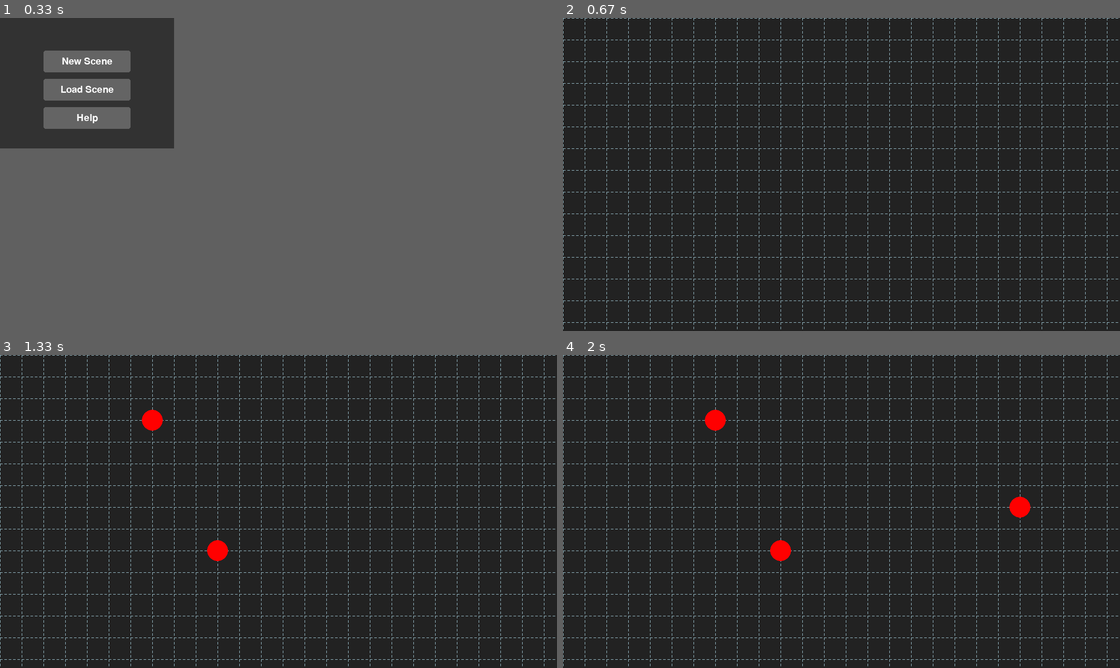
Above: before the commit, frames 1-4 (two rows, left to right).
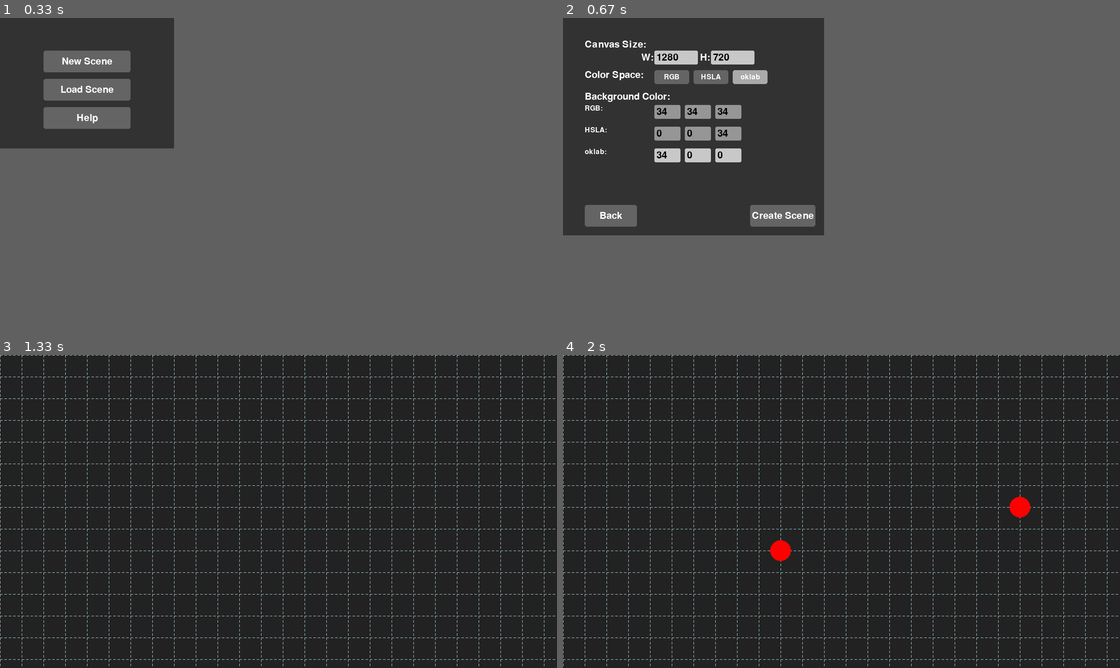
Above: after the commit, the same moments.

Repository: PatrickOSDeveloper/BallSim-py
Game: pygame game, started from main.py
Same seed, same stepped clock (60 frames per second), same inputs: the game is played once before the commit and once after it.
Inputs (mouse positions are in pixels of both pictures, inside the frame that each line leads up to):
- Up to frame 1 (0.33 s): no input
- Up to frame 2 (0.67 s): press the mouse at (652, 61) at 0.37 s; move the mouse to (624, 86) at 0.47 s; release the mouse at (596, 115) at 0.6 s
- Up to frame 3 (1.33 s): press the mouse at (150, 414) at 0.7 s; move the mouse to (111, 398) at 0.8 s; release the mouse at (77, 386) at 0.93 s; press the mouse at (217, 552) at 1.03 s; move the mouse to (222, 549) at 1.13 s; release the mouse at (228, 545) at 1.27 s
- Up to frame 4 (2 s): press the mouse at (780, 552) at 1.37 s; move the mouse to (908, 574) at 1.47 s; release the mouse at (1036, 592) at 1.6 s; click (1014, 505) at 1.72 s
In our replay, in frame 2 the window is 1280x720 before the commit and 600x500 after it. These sizes can differ from the game's own. Grey fills any space a smaller window leaves; there, only what the larger window draws over its background counts as a difference.

Frame 1 is identical in both runs. In frame 2, 7.6% of the frame differs, in the area x 0-100%, y 0-100%; in frame 3, 0.4%; in frame 4, 0.2%.

Commit message:
Attributes window is now working.

Diff:
--- a/main.py
+++ b/main.py
@@ -6,13 +6,14 @@
     from typing import Dict, Any, Optional, List
     from enum import Enum, auto
 
-    from ui_elements import Button
+    from ui_elements import Button, TextInput, ToggleButtonGroup, draw_label, LABEL_TEXT_COLOR
 except ImportError as err:
     print(f"Failed to load module. {err}")
     sys.exit(2)
 
 class AppState(Enum):
     STATE_SUPPORT_MENU = auto()
+    STATE_SCENE_ATTRIBUTES = auto()
     STATE_SCENE_EDITOR = auto()
     # TODO: Add further states
 
@@ -37,6 +38,13 @@
 MENU_BG_COLOR = (50, 50, 50)
 MENU_BUTTON_WIDTH = 200
 MENU_BUTTON_HEIGHT = 50
+# Scene Attribute Window GUI constants
+ATTR_MENU_WIDTH = 600
+ATTR_MENU_HEIGHT = 500
+ATTR_MENU_BG_COLOR = (50, 50, 50)
+ATTR_LABEL_WIDTH = 150
+ATTR_INPUT_WIDTH = 100
+ATTR_INPUT_HEIGHT = 32
 
 class BallPath:
     """Holds the animation path data for a Ball object."""
@@ -140,6 +148,12 @@
         self.menu_buttons: List[Button] = []
         self.create_support_menu()
 
+        # Scene Attributes-specific state
+        self.attr_ui_elements = []
+        self.attr_inputs: Dict[str, TextInput] = {}
+        self.attr_toggles: Optional[ToggleButtonGroup] = None
+        self.attr_buttons: List[Button] = []
+
     def create_support_menu(self):
         """Creates and positions the buttons for the support menu."""
         self.menu_buttons = [] # Flush existing buttons
@@ -151,7 +165,7 @@
             MENU_BUTTON_HEIGHT
         )
 
-        self.menu_buttons.append(Button("New Scene", new_scene_rect, self.go_to_scene_editor_stub))
+        self.menu_buttons.append(Button("New Scene", new_scene_rect, self.go_to_scene_attributes))
 
         load_scene_rect = pg.Rect(
             (MENU_WIDTH - MENU_BUTTON_WIDTH) // 2,
@@ -171,6 +185,161 @@
         # TODO: Implement help window
         self.menu_buttons.append(Button("Help", help_rect, self.show_help_stub))
 
+    def go_to_scene_attributes(self):
+        """Switches to the Scene Attributes menu."""
+        self.app_state = AppState.STATE_SCENE_ATTRIBUTES
+        self.screen = pg.display.set_mode((ATTR_MENU_WIDTH, ATTR_MENU_HEIGHT))
+        pg.display.set_caption("BallSim — New Scene Attributes")
+        self.create_scene_attributes_menu()
+
+    def create_scene_attributes_menu(self):
+        """Builds all UI elements for the attributes menu."""
+        self.attr_ui_elements = []
+        self.attr_inputs = {}
+        self.attr_buttons = []
+
+        x_col1 = 50
+        x_col2 = x_col1 + ATTR_LABEL_WIDTH + 10
+
+        # 1. Canvas Size
+        y_pos = 75
+        self.attr_inputs['width'] = TextInput(pg.Rect(x_col2, y_pos, ATTR_INPUT_WIDTH, ATTR_INPUT_HEIGHT), "1280")
+        self.attr_inputs['height'] = TextInput(pg.Rect(x_col2 + ATTR_INPUT_WIDTH + 30, y_pos, ATTR_INPUT_WIDTH, ATTR_INPUT_HEIGHT), "720")
+
+        # 2. Color Space
+        y_pos = 120
+        self.attr_toggles = ToggleButtonGroup(
+            active_option='oklab',
+            on_toggle=self.on_color_space_toggle
+        )
+        self.attr_toggles.add_button("RGB", pg.Rect(x_col2, y_pos, 80, ATTR_INPUT_HEIGHT))
+        self.attr_toggles.add_button("HSLA", pg.Rect(x_col2 + 90, y_pos, 80, ATTR_INPUT_HEIGHT))
+        self.attr_toggles.add_button("oklab", pg.Rect(x_col2 + 180, y_pos, 80, ATTR_INPUT_HEIGHT))
+
+        # 3. Background Color
+        y_pos = 200
+        # RGB
+        self.attr_inputs['rgb_r'] = TextInput(pg.Rect(x_col2, y_pos, 60, ATTR_INPUT_HEIGHT), "34")
+        self.attr_inputs['rgb_g'] = TextInput(pg.Rect(x_col2 + 70, y_pos, 60, ATTR_INPUT_HEIGHT), "34")
+        self.attr_inputs['rgb_b'] = TextInput(pg.Rect(x_col2 + 140, y_pos, 60, ATTR_INPUT_HEIGHT), "34")
+
+        y_pos = 250
+        # HSLA
+        self.attr_inputs['hsla_h'] = TextInput(pg.Rect(x_col2, y_pos, 60, ATTR_INPUT_HEIGHT), "0")
+        self.attr_inputs['hsla_s'] = TextInput(pg.Rect(x_col2 + 70, y_pos, 60, ATTR_INPUT_HEIGHT), "0")
+        self.attr_inputs['hsla_l'] = TextInput(pg.Rect(x_col2 + 140, y_pos, 60, ATTR_INPUT_HEIGHT), "34")
+
+        y_pos = 300
+        # oklab
+        self.attr_inputs['oklab_l'] = TextInput(pg.Rect(x_col2, y_pos, 60, ATTR_INPUT_HEIGHT), "34")
+        self.attr_inputs['oklab_a'] = TextInput(pg.Rect(x_col2 + 70, y_pos, 60, ATTR_INPUT_HEIGHT), "0")
+        self.attr_inputs['oklab_b'] = TextInput(pg.Rect(x_col2 + 140, y_pos, 60, ATTR_INPUT_HEIGHT), "0")
+
+        # 4. Control Buttons
+        y_pos = ATTR_MENU_HEIGHT - 70
+        self.attr_buttons.append(Button("Back", pg.Rect(x_col1, y_pos, 120, 50), self.go_to_support_menu))
+        self.attr_buttons.append(Button("Create Scene", pg.Rect(ATTR_MENU_WIDTH - 170, y_pos, 150, 50), self.validate_and_create_scene))
+
+        # Store all elements for easy event handling
+        self.attr_ui_elements = [self.attr_toggles] + self.attr_buttons + list(self.attr_inputs.values())
+
+        # Set initial enable state
+        self.on_color_space_toggle('oklab') # Default
+
+    def on_color_space_toggle(self, active_option: str):
+        """Callback to enable/disable color input fields."""
+        # RGB fields
+        rgb_enabled = (active_option == 'RGB')
+        self.attr_inputs['rgb_r'].set_enabled(rgb_enabled)
+        self.attr_inputs['rgb_g'].set_enabled(rgb_enabled)
+        self.attr_inputs['rgb_b'].set_enabled(rgb_enabled)
+
+        # HSLA fields
+        hsla_enabled = (active_option == 'HSLA')
+        self.attr_inputs['hsla_h'].set_enabled(hsla_enabled)
+        self.attr_inputs['hsla_s'].set_enabled(hsla_enabled)
+        self.attr_inputs['hsla_l'].set_enabled(hsla_enabled)
+
+        # oklab fields
+        oklab_enabled = (active_option == 'oklab')
+        self.attr_inputs['oklab_l'].set_enabled(oklab_enabled)
+        self.attr_inputs['oklab_a'].set_enabled(oklab_enabled)
+        self.attr_inputs['oklab_b'].set_enabled(oklab_enabled)
+
+    def validate_and_create_scene(self):
+        """Reads all inputs, validates them, and creates a new scene if valid."""
+        print("Validating scene attributes...")
+        is_valid = True
+
+        # 1. Validate Width/Height
+        try:
+            width = int(self.attr_inputs['width'].text)
+            if not (100 <= width <= 3840): # Min/max screen size
+                raise ValueError("Width must be 100-3840")
+            self.attr_inputs['width'].error_message = None
+        except Exception as e:
+            self.attr_inputs['width'].error_message = "Invalid (100-3840)"
+            is_valid = False
+
+        try:
+            height = int(self.attr_inputs['height'].text)
+            if not (100 <= height <= 2160):
+                raise ValueError("Height must be 100-2160")
+            self.attr_inputs['height'].error_message = None
+        except Exception as e:
+            self.attr_inputs['height'].error_message = "Invalid (100-2160)"
+            is_valid = False
+
+        # 2. Get Color Space
+        color_space = self.attr_toggles.active_option
+        bg_color_dict = {}
+
+        # 3. Validate Colors (basic int check for now)
+        # We will implement real validation later
+        try:
+            if color_space == 'RGB':
+                r = int(self.attr_inputs['rgb_r'].text)
+                g = int(self.attr_inputs['rgb_g'].text)
+                b = int(self.attr_inputs['rgb_b'].text)
+                # TODO: Add real 0-255 validation
+                bg_color_dict['rgb'] = (r, g, b)
+            elif color_space == 'HSLA':
+                h = int(self.attr_inputs['hsla_h'].text)
+                s = int(self.attr_inputs['hsla_s'].text)
+                l = int(self.attr_inputs['hsla_l'].text)
+                # TODO: Add real 0-360/0-100 validation
+                bg_color_dict['hsla'] = (h, s, l)
+            elif color_space == 'oklab':
+                l = int(self.attr_inputs['oklab_l'].text)
+                a = int(self.attr_inputs['oklab_a'].text)
+                b = int(self.attr_inputs['oklab_b'].text)
+                # TODO: Add real validation
+                bg_color_dict['oklab'] = (l, a, b)
+                # --- TEMP: Store an RGB equivalent for now ---
+                # This is a HACK until we build color conversion.
+                # We'll just use the oklab 'l' value for gray.
+                l_gray = max(0, min(255, int(l * 2.55))) # Rough guess
+                bg_color_dict['rgb'] = (l_gray, l_gray, l_gray)
+
+        except Exception as e:
+            print(f"Color validation error: {e}")
+            is_valid = False
+            # TODO: Add error messages to the specific failing fields
+
+        if is_valid:
+            print("Validation successful! Creating new scene.")
+            # Create the new scene
+            new_scene = Scene(
+                width=width,
+                height=height,
+                bg_color=bg_color_dict,
+                color_space=color_space
+            )
+            # Switch to the editor
+            self.go_to_scene_editor(new_scene)
+        else:
+            print("Validation failed. Please fix errors.")
+
     def go_to_scene_editor(self, scene: Scene):
         """Switches the app to the Scene Editor Window."""
         self.scene = scene
@@ -216,6 +385,7 @@
 
     def handle_events(self):
         """Process user input based on the current app state."""
+
         for event in pg.event.get():
             if event.type == QUIT:
                 self.running = False
@@ -223,6 +393,8 @@
 
             if self.app_state == AppState.STATE_SUPPORT_MENU:
                 self.handle_events_menu(event)
+            elif self.app_state == AppState.STATE_SCENE_ATTRIBUTES:
+                self.handle_events_attributes(event)
             elif self.app_state == AppState.STATE_SCENE_EDITOR:
                 self.handle_events_editor(event)
 
@@ -230,6 +402,8 @@
         """Update game state based on the current app state."""
         if self.app_state == AppState.STATE_SUPPORT_MENU:
             self.update_menu()
+        elif self.app_state == AppState.STATE_SCENE_ATTRIBUTES:
+            self.update_attributes()
         elif self.app_state == AppState.STATE_SCENE_EDITOR:
             self.update_editor()
 
@@ -237,6 +411,8 @@
         """Draw everything to the screen based on the current app state."""
         if self.app_state == AppState.STATE_SUPPORT_MENU:
             self.draw_menu()
+        elif self.app_state == AppState.STATE_SCENE_ATTRIBUTES:
+            self.draw_attributes()
         elif self.app_state == AppState.STATE_SCENE_EDITOR:
             self.draw_editor()
 
@@ -257,6 +433,38 @@
         self.screen.fill(MENU_BG_COLOR)
         for button in self.menu_buttons:
             button.draw(self.screen)
+
+    def handle_events_attributes(self, event):
+        """Process input for the attributes menu."""
+        for element in self.attr_ui_elements:
+            element.handle_event(event)
+
+    def update_attributes(self):
+        """Update logic for the attributes menu (none for now)."""
+        pass
+
+    def draw_attributes(self):
+        """Draws the scene attributes menu."""
+        self.screen.fill(ATTR_MENU_BG_COLOR)
+
+        x_col1 = 50
+
+        # Draw labels
+        draw_label(self.screen, "Canvas Size:", (x_col1, 50))
+        draw_label(self.screen, "W:", (x_col1 + ATTR_LABEL_WIDTH + 5 - 25, 80))
+        draw_label(self.screen, "H:", (x_col1 + ATTR_LABEL_WIDTH + ATTR_INPUT_WIDTH + 40 - 25, 80))
+
+        draw_label(self.screen, "Color Space:", (x_col1, 120))
+
+        draw_label(self.screen, "Background Color:", (x_col1, 170))
+
+        draw_label(self.screen, "RGB:", (x_col1, 200), font_size=24)
+        draw_label(self.screen, "HSLA:", (x_col1, 250), font_size=24)
+        draw_label(self.screen, "oklab:", (x_col1, 300), font_size=24)
+
+        # Draw all UI elements
+        for element in self.attr_ui_elements:
+            element.draw(self.screen)
 
     def handle_events_editor(self, event):
         """Process user input at every time step."""
--- a/ui_elements.py
+++ b/ui_elements.py
@@ -1,9 +1,22 @@
 import pygame as pg
+from typing import Dict
 
 BUTTON_COLOR = (100, 100, 100)
 BUTTON_HOVER_COLOR = (150, 150, 150)
 BUTTON_TEXT_COLOR = (255, 255, 255)
 DEFAULT_FONT_SIZE = 32
+
+TEXT_INPUT_COLOR = (200, 200, 200)
+TEXT_INPUT_ACTIVE_COLOR = (255, 255, 255)
+TEXT_INPUT_TEXT_COLOR = (0, 0, 0)
+TEXT_INPUT_FADED_COLOR = (150, 150, 150)
+LABEL_TEXT_COLOR = (255, 255, 255)
+ERROR_TEXT_COLOR = (255, 100, 100)
+
+TOGGLE_ACTIVE_COLOR = (170, 170, 170)
+TOGGLE_INACTIVE_COLOR = (100, 100, 100)
+TOGGLE_HOVER_COLOR = (150, 150, 150)
+
 
 class Button:
     """A clickable, text-based button."""
@@ -39,3 +52,139 @@
 
         # Blit text
         surface.blit(text_surf, text_rect)
+
+class TextInput:
+    """A text input box."""
+    def __init__(self, rect: pg.Rect, initial_text: str = "", font_size: int = DEFAULT_FONT_SIZE):
+        self.rect = rect
+        self.text = initial_text
+        self.is_active = False
+        self.is_enabled = True
+        self.error_message = None
+
+        try:
+            self.font = pg.font.Font(None, font_size)
+            self.error_font = pg.font.Font(None, font_size // 2)
+        except Exception:
+            self.font = pg.font.SysFont('arial', font_size)
+            self.error_font = pg.font.SysFont('arial', font_size // 2)
+
+    def handle_event(self, event: pg.event.Event):
+        """Handles user input for the text box."""
+        if not self.is_enabled:
+            self.is_active = False
+            return
+
+        if event.type == pg.MOUSEBUTTONDOWN:
+            if event.button == 1: # Left-click
+                self.is_active = self.rect.collidepoint(event.pos)
+
+        if event.type == pg.KEYDOWN and self.is_active:
+            if event.key == pg.K_RETURN:
+                self.is_active = False
+            elif event.key == pg.K_BACKSPACE:
+                self.text = self.text[:-1]
+            else:
+                self.text += event.unicode
+
+            self.error_message = None
+
+    def draw(self, surface: pg.Surface):
+        """Draws the text input box."""
+
+        if not self.is_enabled:
+            bg_color = TEXT_INPUT_FADED_COLOR
+            text_color = TEXT_INPUT_TEXT_COLOR
+        else:
+            bg_color = TEXT_INPUT_ACTIVE_COLOR if self.is_active else TEXT_INPUT_COLOR
+            text_color = TEXT_INPUT_TEXT_COLOR
+
+        pg.draw.rect(surface, bg_color, self.rect, border_radius=3)
+
+        text_surf = self.font.render(self.text, True, text_color)
+        text_rect = text_surf.get_rect(centery=self.rect.centery, left=self.rect.left + 5)
+        surface.blit(text_surf, text_rect)
+
+        if self.is_active and self.is_enabled:
+            cursor_x = text_rect.right + 2
+            if cursor_x > self.rect.right - 2:
+                cursor_x - self.rect.right - 2
+            cursor_start = (cursor_x, self.rect.top + 5)
+            cursor_end = (cursor_x, self.rect.bottom - 5)
+            if pg.time.get_ticks() % 1000 < 500:
+                pg.draw.line(surface, text_color, cursor_start, cursor_end, 2)
+
+        if self.error_message:
+            error_surf = self.error_font.render(self.error_message, True, ERROR_TEXT_COLOR)
+            error_rect = error_surf.get_rect(centery=self.rect.centery + 22, left=self.rect.left)
+            surface.blit(error_surf, error_rect)
+
+    def set_enabled(self, enabled: bool):
+        """Enables or disables the text field."""
+        self.is_enabled = enabled
+        if not enabled:
+            self.is_active = False
+
+class ToggleButtonGroup:
+    """Manages a group of toggle buttons, ensuring exactly one is active at a time."""
+    def __init__(self, active_option: str, on_toggle: callable):
+        self.buttons: Dict[str, pg.Rect] = {}
+        self.active_option = active_option
+        self.on_toggle = on_toggle
+        self.hovered_option = None
+
+        try:
+            self.font = pg.font.Font(None, 24)
+        except Exception:
+            self.font = pg.font.SysFont('arial', 24)
+
+    def add_button(self, option_name: str, rect: pg.Rect):
+        """Adds a button to the group."""
+        self.buttons[option_name] = rect
+
+    def handle_event(self, event: pg.event.Event):
+        """Handles clicks and hover for all buttons in the group."""
+        if event.type == pg.MOUSEMOTION:
+            self.hovered_option = None
+            for option, rect in self.buttons.items():
+                if rect.collidepoint(event.pos):
+                    self.hovered_option = option
+                    break
+
+        elif event.type == pg.MOUSEBUTTONDOWN:
+            if event.button == 1:
+                for option, rect in self.buttons.items():
+                    if rect.collidepoint(event.pos):
+                        if self.active_option != option:
+                            self.active_option = option
+                            self.on_toggle(self.active_option)
+                        break
+
+    def draw(self, surface: pg.Surface):
+        """Draws all buttons in the group."""
+        for option, rect in self.buttons.items():
+            if option == self.active_option:
+                bg_color = TOGGLE_ACTIVE_COLOR
+            elif option == self.hovered_option:
+                bg_color = TOGGLE_HOVER_COLOR
+            else:
+                bg_color = TOGGLE_INACTIVE_COLOR
+
+            pg.draw.rect(surface, bg_color, rect, border_radius=5)
+
+            text_surf = self.font.render(option, True, BUTTON_TEXT_COLOR)
+            text_rect = text_surf.get_rect(center=rect.center)
+            surface.blit(text_surf, text_rect)
+
+
+def draw_label(surface: pg.Surface, text: str, pos: tuple[int, int],
+               font_size: int = DEFAULT_FONT_SIZE, color: pg.Color = LABEL_TEXT_COLOR):
+    """Draws a simple text label."""
+    try:
+        font = pg.font.Font(None, font_size)
+    except Exception:
+        font = pg.font.SysFont('arial', font_size)
+
+    text_surf = font.render(text, True, color)
+    text_rect = text_surf.get_rect(topleft=pos)
+    surface.blit(text_surf, text_rect)
